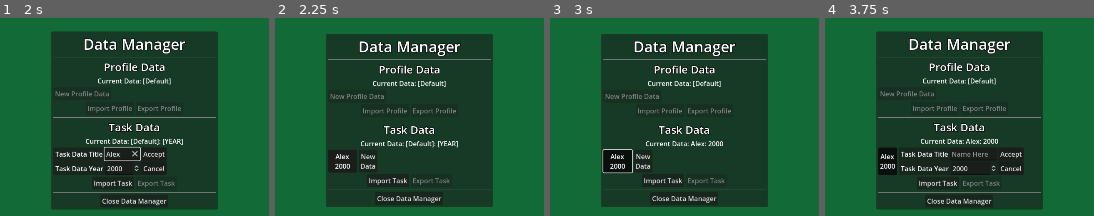
Above: before the commit, frames 1-4 (left to right).
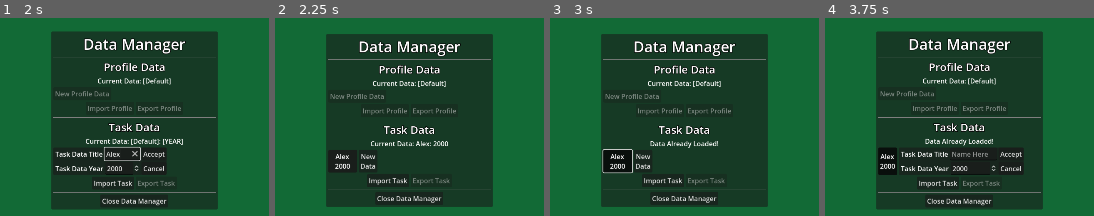
Above: after the commit, the same moments.

Repository: Phoenix-Greenleaf/GG-Household-Helper
Game: Godot game, scene res://scenes/data_manager_screen.tscn
The game is run twice, just before and just after one commit, with the same random seed, the same clock (stepped at 60 frames per second) and the same inputs. This scene is started directly instead of the project's main scene.
Inputs (mouse positions are in pixels of both pictures, inside the frame that each line leads up to):
- Up to frame 1 (2 s): click "New Data" at 0.5 s; click (129, 154) at 1.27 s; type "Alex" at 1.35 s
- Up to frame 2 (2.25 s): click "Accept" at 2 s
- Up to frame 3 (3 s): click (617, 160) at 2.75 s
- Up to frame 4 (3.75 s): click "New Data" at 3.5 s

Frame 1 is identical in both runs. In frame 2, 0.6% of the frame differs, in the area x 31-69%, y 62-66%; in frame 3, 0.5%; in frame 4, 0.5%.
Error before the commit: Invalid access to property or key 'spreadsheet_filepath' on a base object of type 'Nil'. (res://gui/data_manager/data_manager.gd:150)

Commit message:
Spreadsheet progress
Improved the button-message by allowing nodes (not just buttons) so Labels and others with text property can be targeted without repeating the function.  Spinbox cell added. Removed some old comments.

Diff:
--- a/data/data_global.gd
+++ b/data/data_global.gd
@@ -72,7 +72,10 @@
 
 
 
-func button_based_message(target: Button, message: String, time: int = 2) -> void:
+func button_based_message(target: Node, message: String, time: int = 2) -> void:
+	if target.text == message:
+		prints("Not today pal")
+		return
 	var original_text = target.text
 	target.text = message
 	var timer := Timer.new()
--- a/gui/checkbox_selection_popup.gd
+++ b/gui/checkbox_selection_popup.gd
@@ -114,7 +114,7 @@
 
 
 func _on_profile_button_toggled(button_pressed: bool, target_profile: Array) -> void:
-	if (button_pressed): # these toggle tests may not be needed, see _on_menu_button_toggled()
+	if (button_pressed):
 		if target_profile != DataGlobal.current_checkbox_profile:
 			DataGlobal.current_checkbox_profile = target_profile
 			update_status_colors()
--- a/gui/data_manager/data_manager.gd
+++ b/gui/data_manager/data_manager.gd
@@ -10,11 +10,6 @@
 @onready var task_grid: GridContainer = %TaskGrid
 @onready var current_tasksheet_label: Label = %CurrentTasksheetLabel
 @onready var task_accept_button: Button = %TaskAcceptButton
-
-
-
-#@export var tasksheet_data : TaskSpreadsheetData
-#@export var tasksheet_save_error : Error    #most recent @export in attempt to ResourceSaver successfully
 
 var task_save_button_group = preload("res://gui/data_manager/task_save_button_group.tres")
 var task_save_button = preload("res://gui/data_manager/task_save_button.tscn")
@@ -69,7 +64,7 @@
 
 func load_existing_tasksheets() -> void:
 	if DirAccess.dir_exists_absolute(tasksheet_folder):
-		var existing_files = DirAccess.get_files_at(tasksheet_folder) #load(tasksheet_folder)
+		var existing_files = DirAccess.get_files_at(tasksheet_folder)
 		prints("Found files:", existing_files)
 		for file in existing_files:
 			var extension = file.get_extension()
@@ -142,6 +137,7 @@
 	tasksheet_data.spreadsheet_filepath = filepath
 	directory_check(tasksheet_folder)
 	create_task_save_button(tasksheet_data)
+	send_tasksheet_to_global(tasksheet_data)
 	save_current_tasksheet()
 
 
@@ -181,10 +177,10 @@
 		return
 	if pressed_tasksheet == DataGlobal.current_tasksheet_data:
 		prints("Tasksheet data already loaded, skipping.")
+		DataGlobal.button_based_message(current_tasksheet_label, "Data Already Loaded!")
 		return
 	var pressed_name = pressed_tasksheet.spreadsheet_title
 	var pressed_year = pressed_tasksheet.spreadsheet_year
-	prints("Switching Tasksheet to:", pressed_name, pressed_year, pressed_tasksheet)
 	send_tasksheet_to_global(pressed_tasksheet)
 
 
--- a/gui/task_spreadsheet/task_data.gd
+++ b/gui/task_spreadsheet/task_data.gd
@@ -38,7 +38,6 @@
 	for entry in months_from_global:
 		entry = entry.capitalize()
 		month_checkbox_dictionary[entry] = []
-	prints("Generated months from global!")
 
 
 func generate_all_checkboxes() -> void:
--- a/gui/task_spreadsheet/task_spreadsheet_data.gd
+++ b/gui/task_spreadsheet/task_spreadsheet_data.gd
@@ -15,6 +15,3 @@
 @export var spreadsheet_month_groups: Array[String]
 @export var spreadsheet_week_groups: Array[String]
 @export var spreadsheet_day_groups: Array[String]
-
-#func add_new_task() -> void:
-#	var task := TaskData.new()
--- a/gui/task_spreadsheet/task_spreadsheet_grid_container.gd
+++ b/gui/task_spreadsheet/task_spreadsheet_grid_container.gd
@@ -144,7 +144,7 @@
 
 
 func _on_sort_tasks_button_pressed() -> void:
-	pass # Replace with function body.
+	pass
 
 
 func _on_accept_new_task_button_pressed() -> void:
@@ -170,7 +170,6 @@
 
 func _on_existing_groups_option_item_selected(index: int) -> void:
 	var group_text : String = existing_groups_option_button.get_item_text(index)
-#	task_group_line_edit.set_text(group_text)
 	task_group_line_edit.text = group_text
 
 
@@ -188,8 +187,6 @@
 	create_text_cell("Time Units Per Cycle", info) #10
 	create_text_cell("Time Units Added When Skipped", info) #11
 	create_text_cell("Last Completed", info) #12
-	prints("Child Check: Self", self.get_child_count())
-	prints("Child Check: Other", get_child_count())
 
 	var checkbox = "Checkbox"
 	pass #checkboxes
@@ -209,15 +206,15 @@
 
 	var task_name : String = task_data.name #1
 	create_text_cell(task_name)
-	prints("1 is go")
+#	prints("1 is go")
 
 	var section = task_data.section #2
 	create_dropdown_cell()
-	prints("2 is go")
+#	prints("2 is go")
 
 	var group : String = task_data.group #3
 	create_text_cell(group)
-	prints("3 is go")
+#	prints("3 is go")
 
 	var assignment : String = ""  #4
 	if task_data.assigned_user:
@@ -225,61 +222,63 @@
 	else:
 		assignment = "No Assignment"
 	create_text_cell(assignment, info)
-	prints("4 is go")
+#	prints("4 is go")
 
 	var description = task_data  #5
 	create_multi_line_cell()
-	prints("5 is go")
+#	prints("5 is go")
 
 	var time_of_day = task_data.time_of_day #6
 	create_dropdown_cell()
-	prints("6 is go")
+#	prints("6 is go")
 
 	var priority = task_data.priority #7
 	create_dropdown_cell()
-	prints("7 is go")
+#	prints("7 is go")
 
 	var location : String = task_data.location #8
 	if location == "":
 		location = "No Location"
 	create_text_cell(location, info)
-	prints("8 is go")
+#	prints("8 is go")
 
 	var cycle_time_unit : String = task_data.time_unit #9
 	if cycle_time_unit == "":
 		cycle_time_unit = "No Unit"
 	create_text_cell(cycle_time_unit, info)
-	prints("9 is go")
+#	prints("9 is go")
 
 	var time_units_per_cycle = task_data.units_per_cycle #10
 	create_number_cell(time_units_per_cycle, info)
-	prints("10 is go")
+#	prints("10 is go")
 
 	var time_units_added_when_skipped = task_data.units_added_when_skipped #11
 	create_number_cell(time_units_added_when_skipped, info)
-	prints("11 is go")
+#	prints("11 is go")
 
 	var last_completed : String = task_data.last_completed #12
 	if last_completed == "":
 		last_completed = "Never"
 	create_text_cell(last_completed, info)
-	prints("12 is go")
+#	prints("12 is go")
 
 	var checkbox = "Checkbox"
 	pass #checkboxes
 
 
 
+func add_cell_to_groups(cell_parameter, column_group_parameter) -> void:
+	if row_group != "":
+		cell_parameter.add_to_group(row_group)
+	if column_group_parameter != "":
+		cell_parameter.add_to_group(column_group_parameter)
+
+
 func create_text_cell(text : String, column_group : String = "") -> void:
-	var cell = text_cell.instantiate()
+	var cell : LineEdit = text_cell.instantiate()
 	self.add_child(cell)
 	cell.text = text
-
-	if row_group != "":
-		cell.add_to_group(row_group)
-	if column_group != "":
-		cell.add_to_group(column_group)
-	prints("Text", text)
+	add_cell_to_groups(cell, column_group)
 
 
 func blank_slug() -> void:
@@ -289,18 +288,18 @@
 
 
 func create_dropdown_cell() -> void:
-	print("Drowpdown")
 	blank_slug()
 
 
-func create_multi_line_cell() -> void: #only description uses it
-	print("Multiline")
+func create_multi_line_cell() -> void:
 	blank_slug()
 
 
 func create_number_cell(number : int, column_group : String = "") -> void:
-	print("Number")
-	blank_slug()
+	var cell : SpinBox = number_cell.instantiate()
+	self.add_child(cell)
+	cell.value = number
+	add_cell_to_groups(cell, column_group)
 
 
 func create_checkbox_cell() -> void:
--- a/scenes/editor.gd
+++ b/scenes/editor.gd
@@ -140,7 +140,7 @@
 
 
 func _on_yearly_button_toggled(button_pressed: bool) -> void:
-	if (button_pressed): #check to see if this toggle/if statement is needed
+	if (button_pressed):
 		if DataGlobal.current_toggled_section != DataGlobal.Section.YEARLY:
 			DataGlobal.current_toggled_section = DataGlobal.Section.YEARLY
 			change_sections()
